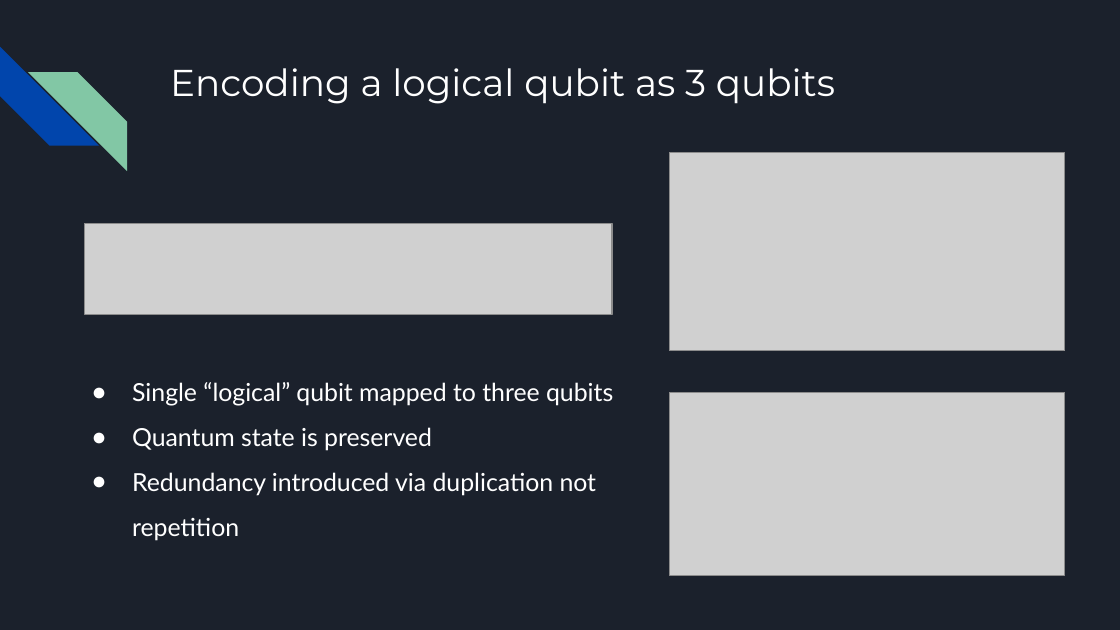
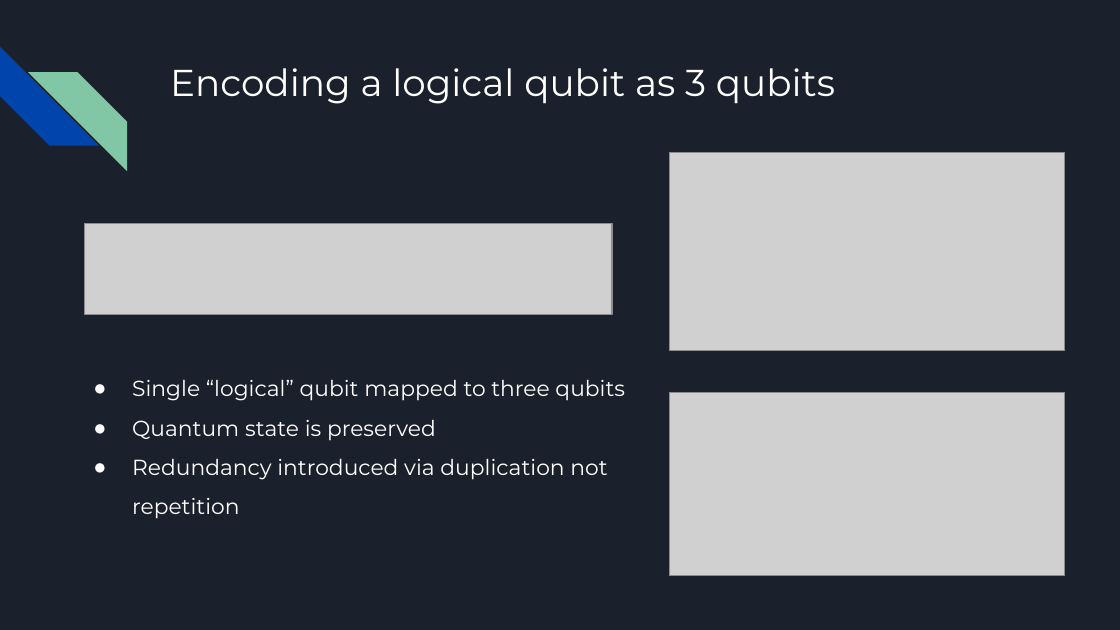
Before and after one commit to philippemnoel/QuantumErrorCorrectionProject, a slide deck: slide 4 of QEC Final Project.pptx. Drawn at 1120x630 pixels with LibreOffice and Linux fonts; fonts in the diff are those of the drawing; grey boxes stand for pictures. Boxes give left, top, right and bottom in pixels: in the first picture for what was removed or moved away, otherwise in the second. Text is boxed around its words. In the diff, an @@ line names an element or a change of style, - is before the commit and + after.

```diff
--- a/QEC Final Project.pptx
+++ b/QEC Final Project.pptx
@@ text "Single “logical” qubit mapped to ..." at <box>132,379,625,519</box>: size 16 to 14 pt, font Lato to Montserrat; indent changed @@
```
Also in this commit, not shown: 4 other slides changed.
